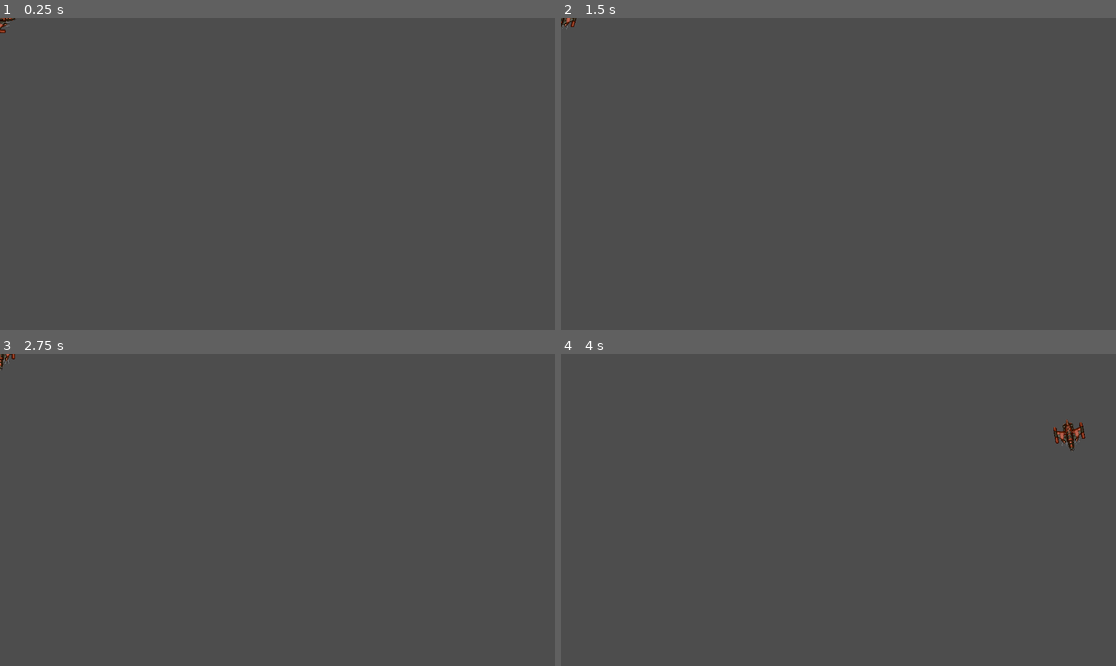
Above: before the commit, frames 1-4 (two rows, left to right).
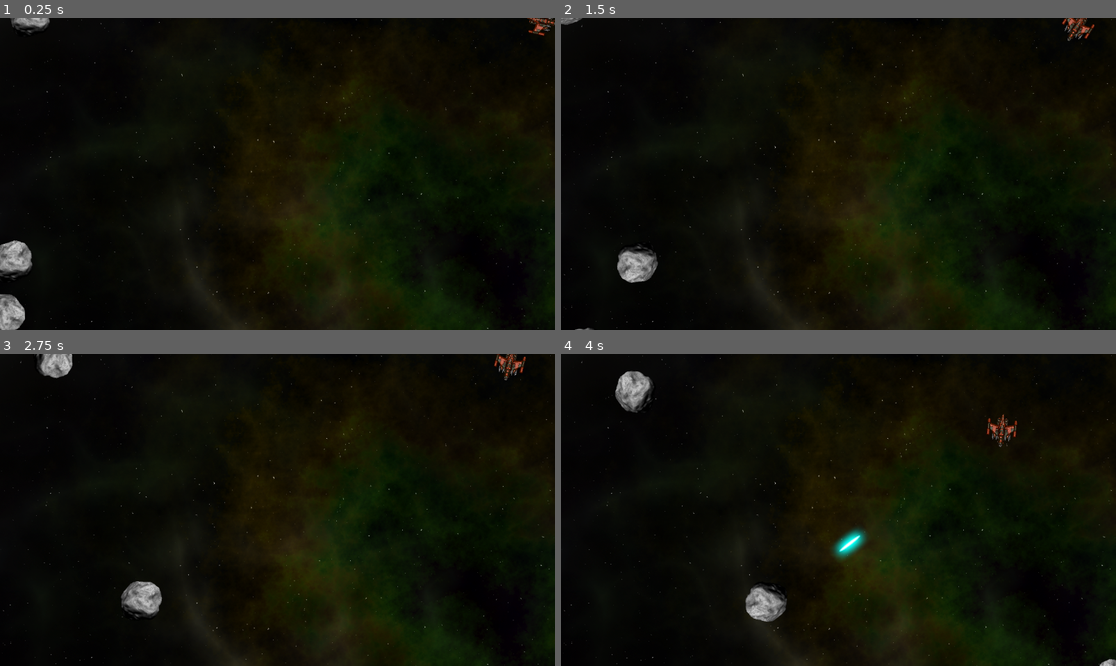
Above: after the commit, the same moments.

Repository: hadongkyoun/space_rocks
Game: Godot game, scene res://Main/main.tscn
Two runs of this game, one before a commit and one after it. Both use one fixed random seed, a clock stepped at 60 frames per second and the inputs below. Before the commit the project starts from res://Player/player.tscn.
Inputs:
- Up to frame 1 (0.25 s): no input
- Up to frame 2 (1.5 s): hold Right (rotate_right) 0.53-1.28 s; hold Space (shoot) 0.53-1.28 s; hold Left (rotate_left) from 1.28 s (still down); tap Space (shoot) at 1.35 s
- Up to frame 3 (2.75 s): release Left (rotate_left) at 2.03 s; hold Right (rotate_right) from 2.03 s (still down); hold Space (shoot) from 2.03 s (still down)
- Up to frame 4 (4 s): release Right (rotate_right) at 2.78 s; release Space (shoot) at 2.78 s; hold W (thrust) 2.78-3.53 s; tap Space (shoot) at 2.85 s; hold Left (rotate_left) from 3.53 s (still down); hold Space (shoot) from 3.53 s (still down)

The runs differ from the first frame. In frame 1, 100% of the frame differs, in the area x 0-100%, y 0-100%; in frame 2, 100%; in frame 3, 100%; in frame 4, 100%.

Commit message:
Add fire and obstacle system

Diff:
--- /dev/null
+++ b/Bullet/bullet.gd
@@ -0,0 +1,21 @@
+extends Area2D
+
+@export var speed = 1000
+
+var velocity = Vector2.ZERO
+
+func start(_transform):
+	transform = _transform
+	velocity = transform.x * speed
+
+func _process(delta: float) -> void:
+	position += velocity * delta
+
+func _on_visible_on_screen_notifier_2d_screen_exited() -> void:
+	queue_free()
+
+
+func _on_body_entered(body: Node2D) -> void:
+	if body.is_in_group("rocks"):
+		body.explode()
+		queue_free()
--- /dev/null
+++ b/Bullet/bullet.tscn
@@ -0,0 +1,23 @@
+[gd_scene load_steps=4 format=3 uid="uid://cvbyi8hajbeq3"]
+
+[ext_resource type="Script" uid="uid://cycfi1sowydnb" path="res://Bullet/bullet.gd" id="1_4qwpv"]
+[ext_resource type="Texture2D" uid="uid://0rvmfcd0dij1" path="res://assets/laser.png" id="2_6rx1x"]
+
+[sub_resource type="CapsuleShape2D" id="CapsuleShape2D_3kmrh"]
+radius = 4.0
+height = 54.0
+
+[node name="Bullet" type="Area2D"]
+script = ExtResource("1_4qwpv")
+
+[node name="Sprite2D" type="Sprite2D" parent="."]
+texture = ExtResource("2_6rx1x")
+
+[node name="CollisionShape2D" type="CollisionShape2D" parent="."]
+rotation = 1.5708
+shape = SubResource("CapsuleShape2D_3kmrh")
+
+[node name="VisibleOnScreenNotifier2D" type="VisibleOnScreenNotifier2D" parent="."]
+
+[connection signal="body_entered" from="." to="." method="_on_body_entered"]
+[connection signal="screen_exited" from="VisibleOnScreenNotifier2D" to="." method="_on_visible_on_screen_notifier_2d_screen_exited"]
--- /dev/null
+++ b/Effect/explosion.tscn
@@ -0,0 +1,52 @@
+[gd_scene load_steps=5 format=3 uid="uid://cic0h2eyysgle"]
+
+[ext_resource type="Texture2D" uid="uid://cofxd4k28xx8f" path="res://assets/explosion.png" id="1_yqipa"]
+
+[sub_resource type="Animation" id="Animation_yqipa"]
+length = 0.001
+tracks/0/type = "value"
+tracks/0/imported = false
+tracks/0/enabled = true
+tracks/0/path = NodePath(".:frame")
+tracks/0/interp = 1
+tracks/0/loop_wrap = true
+tracks/0/keys = {
+"times": PackedFloat32Array(0),
+"transitions": PackedFloat32Array(1),
+"update": 1,
+"values": [63]
+}
+
+[sub_resource type="Animation" id="Animation_town8"]
+resource_name = "explosion"
+length = 0.64
+step = 0.01
+tracks/0/type = "value"
+tracks/0/imported = false
+tracks/0/enabled = true
+tracks/0/path = NodePath(".:frame")
+tracks/0/interp = 1
+tracks/0/loop_wrap = true
+tracks/0/keys = {
+"times": PackedFloat32Array(0, 0.64),
+"transitions": PackedFloat32Array(1, 1),
+"update": 0,
+"values": [0, 63]
+}
+
+[sub_resource type="AnimationLibrary" id="AnimationLibrary_7lj1g"]
+_data = {
+&"RESET": SubResource("Animation_yqipa"),
+&"explosion": SubResource("Animation_town8")
+}
+
+[node name="Explosion" type="Sprite2D"]
+texture = ExtResource("1_yqipa")
+hframes = 8
+vframes = 8
+frame = 63
+
+[node name="AnimationPlayer" type="AnimationPlayer" parent="."]
+libraries = {
+&"": SubResource("AnimationLibrary_7lj1g")
+}
--- /dev/null
+++ b/Main/main.tscn
@@ -0,0 +1,27 @@
+[gd_scene load_steps=6 format=3 uid="uid://bmqmwdt8vhnes"]
+
+[ext_resource type="Script" uid="uid://cgsgmqfnaup1j" path="res://main.gd" id="1_2w1kt"]
+[ext_resource type="PackedScene" uid="uid://c5nwowl7om17d" path="res://Rock/rock.tscn" id="2_eunhr"]
+[ext_resource type="PackedScene" uid="uid://coi2u17l80grq" path="res://Player/player.tscn" id="2_k3v36"]
+[ext_resource type="Texture2D" uid="uid://dneyi50b1uead" path="res://assets/space_background.png" id="2_qvhan"]
+
+[sub_resource type="Curve2D" id="Curve2D_2w1kt"]
+_data = {
+"points": PackedVector2Array(0, 0, 0, 0, 0, 0, 0, 0, 0, 0, 1152, 0, 0, 0, 0, 0, 1152, 648, 0, 0, 0, 0, 0, 648, 0, 0, 0, 0, 0, 0)
+}
+point_count = 5
+
+[node name="Main" type="Node"]
+script = ExtResource("1_2w1kt")
+rock_scene = ExtResource("2_eunhr")
+
+[node name="Background" type="Sprite2D" parent="."]
+texture = ExtResource("2_qvhan")
+centered = false
+
+[node name="Player" parent="." instance=ExtResource("2_k3v36")]
+
+[node name="RockPath" type="Path2D" parent="."]
+curve = SubResource("Curve2D_2w1kt")
+
+[node name="RockSpawn" type="PathFollow2D" parent="RockPath"]
--- a/Player/player.gd
+++ b/Player/player.gd
@@ -2,6 +2,8 @@
 
 @export var engine_power = 500
 @export var spin_power = 8000
+@export var bullet_scene : PackedScene
+@export var fire_rate = 0.25
 
 # For screen wrap
 var screensize = Vector2.ZERO
@@ -10,6 +12,8 @@
 var thrust = Vector2.ZERO
 # Rotate direction of ship
 var rotation_dir = 0
+
+var can_shoot = true
 
 enum { INIT, ALIVE, INVULNERABLE, DEAD }
 var state = INIT
@@ -38,6 +42,19 @@
 	if Input.is_action_pressed("thrust"):
 		thrust = transform.x * engine_power
 	rotation_dir = Input.get_axis("rotate_left", "rotate_right")
+	# Shoot
+	if Input.is_action_pressed("shoot") and can_shoot:
+		shoot()
+
+func shoot():
+	if state == INVULNERABLE:
+		return
+	can_shoot = false
+	$GunCooldown.start()
+	var b = bullet_scene.instantiate()
+	get_tree().root.add_child(b)
+	# Give start position to bullet scene
+	b.start($Muzzle.global_transform)
 
 func change_state(new_state):
 	match new_state:
@@ -47,3 +64,7 @@
 		ALIVE:
 			$CollisionShape2D.set_deferred("disabled", false)
 	state = new_state
+
+
+func _on_gun_cooldown_timeout() -> void:
+	can_shoot = true
--- a/Player/player.tscn
+++ b/Player/player.tscn
@@ -1,7 +1,8 @@
-[gd_scene load_steps=4 format=3 uid="uid://coi2u17l80grq"]
+[gd_scene load_steps=5 format=3 uid="uid://coi2u17l80grq"]
 
 [ext_resource type="Script" uid="uid://bwgpi5ieiblbi" path="res://Player/player.gd" id="1_4ntmi"]
 [ext_resource type="Texture2D" uid="uid://cluqvlqvo88us" path="res://assets/player_ship.png" id="1_l8h54"]
+[ext_resource type="PackedScene" uid="uid://cvbyi8hajbeq3" path="res://Bullet/bullet.tscn" id="2_btcbx"]
 
 [sub_resource type="CircleShape2D" id="CircleShape2D_4ntmi"]
 radius = 30.0666
@@ -10,6 +11,7 @@
 linear_damp = 1.0
 angular_damp = 5.0
 script = ExtResource("1_4ntmi")
+bullet_scene = ExtResource("2_btcbx")
 
 [node name="Sprite2D" type="Sprite2D" parent="."]
 rotation = 1.5708
@@ -18,3 +20,11 @@
 
 [node name="CollisionShape2D" type="CollisionShape2D" parent="."]
 shape = SubResource("CircleShape2D_4ntmi")
+
+[node name="Muzzle" type="Marker2D" parent="."]
+position = Vector2(50, 0)
+
+[node name="GunCooldown" type="Timer" parent="."]
+one_shot = true
+
+[connection signal="timeout" from="GunCooldown" to="." method="_on_gun_cooldown_timeout"]
--- /dev/null
+++ b/Rock/rock.tscn
@@ -0,0 +1,22 @@
+[gd_scene load_steps=5 format=3 uid="uid://c5nwowl7om17d"]
+
+[ext_resource type="Script" uid="uid://cq1yeksjaq1ii" path="res://rock.gd" id="1_uahat"]
+[ext_resource type="Texture2D" uid="uid://q32njssjoowc" path="res://assets/rock.png" id="2_rimyn"]
+[ext_resource type="PackedScene" uid="uid://cic0h2eyysgle" path="res://Effect/explosion.tscn" id="3_rimyn"]
+
+[sub_resource type="PhysicsMaterial" id="PhysicsMaterial_v7ocd"]
+bounce = 1.0
+
+[node name="Rock" type="RigidBody2D" groups=["rocks"]]
+physics_material_override = SubResource("PhysicsMaterial_v7ocd")
+linear_damp_mode = 1
+angular_damp_mode = 1
+script = ExtResource("1_uahat")
+
+[node name="Sprite2D" type="Sprite2D" parent="."]
+texture = ExtResource("2_rimyn")
+
+[node name="Explosion" parent="." instance=ExtResource("3_rimyn")]
+visible = false
+
+[node name="CollisionShape2D" type="CollisionShape2D" parent="."]
--- /dev/null
+++ b/main.gd
@@ -0,0 +1,31 @@
+extends Node
+
+@export var rock_scene : PackedScene
+
+var screensize = Vector2.ZERO
+func _ready():
+	screensize = get_viewport().get_visible_rect().size
+	for i in 3:
+		# 3 size of rocks
+		spawn_rock(3)
+
+func spawn_rock(size, pos = null, vel = null):
+	if pos == null:
+		$RockPath/RockSpawn.progress = randi()
+		pos = $RockPath/RockSpawn.position
+	if vel == null:
+		vel = Vector2.RIGHT.rotated(randf_range(0, TAU)) * randf_range(50,125)
+	var r = rock_scene.instantiate()
+	r.screensize = screensize
+	r.start(pos, vel, size)
+	call_deferred("add_child", r)
+	r.exploded.connect(self._on_rock_exploded)
+
+func _on_rock_exploded(size, radius, pos, vel):
+	if size <= 1:
+		return
+	for offset in [-1,1]:
+		var dir = $Player.position.direction_to(pos).orthogonal() * offset
+		var newpos = pos + dir * radius
+		var newvel = dir * vel.length() * 1.1
+		spawn_rock(size - 1, newpos, newvel)
--- a/project.godot
+++ b/project.godot
@@ -11,7 +11,7 @@
 [application]
 
 config/name="Space_Rocks"
-run/main_scene="uid://coi2u17l80grq"
+run/main_scene="uid://bmqmwdt8vhnes"
 config/features=PackedStringArray("4.4", "Forward Plus")
 config/icon="res://icon.svg"
 
--- /dev/null
+++ b/rock.gd
@@ -0,0 +1,44 @@
+extends RigidBody2D
+
+signal exploded
+
+var screensize = Vector2.ZERO
+var size
+var radius
+var scale_factor = 0.2
+
+# Called by main scene for instantiate this.
+func start(_position, _velocity, _size):
+
+	position = _position
+	size = _size
+	# This node have Rigidbody2D. Access to mass from this.
+	mass = 1.5 * size
+
+	$Sprite2D.scale = Vector2.ONE * scale_factor * size
+	$Explosion.scale = Vector2.ONE * 0.75 * size
+
+	radius = int($Sprite2D.texture.get_size().x / 2 * $Sprite2D.scale.x)
+	var shape = CircleShape2D.new()
+	shape.radius = radius
+	$CollisionShape2D.shape = shape
+	linear_velocity = _velocity
+	angular_velocity = randf_range(-PI, PI)
+
+# If rock is screenout, force wrap on Rigidbody
+func _integrate_forces(state: PhysicsDirectBodyState2D) -> void:
+	var xform = state.transform
+	xform.origin.x = wrapf(xform.origin.x, 0 - radius, screensize.x + radius)
+	xform.origin.y = wrapf(xform.origin.y, 0 - radius, screensize.y + radius)
+	state.transform = xform
+
+func explode():
+	$CollisionShape2D.set_deferred("disabled", true)
+	$Sprite2D.hide()
+	$Explosion.show()
+	$Explosion/AnimationPlayer.play("explosion")
+	exploded.emit(size, radius, position, linear_velocity)
+	linear_velocity = Vector2.ZERO
+	angular_velocity = 0
+	await $Explosion/AnimationPlayer.animation_finished
+	queue_free()
Not shown, added: Bullet/bullet.gd.uid
Not shown, added: export_presets.cfg
Not shown, added: main.gd.uid
Not shown, added: rock.gd.uid
